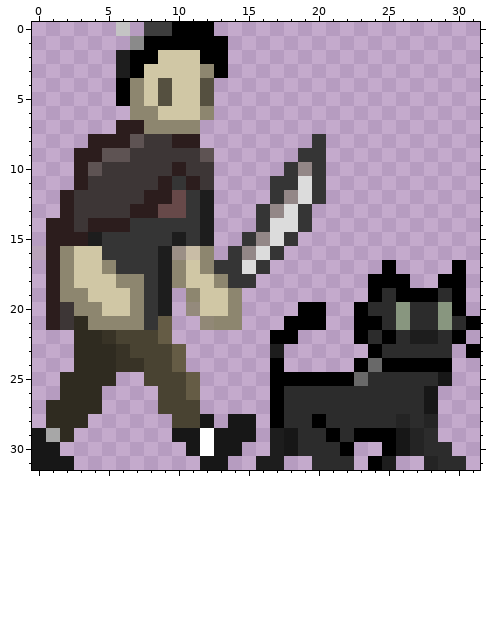
Pixel-art sprite, stored at res/max/max_rightwalk2.png. The picture above was drawn from the file before the commit.
The file is 32x32 pixels. Pixels under 10% opacity are left out. Colours within 5 levels of each other are drawn and written as one.
Once edited:
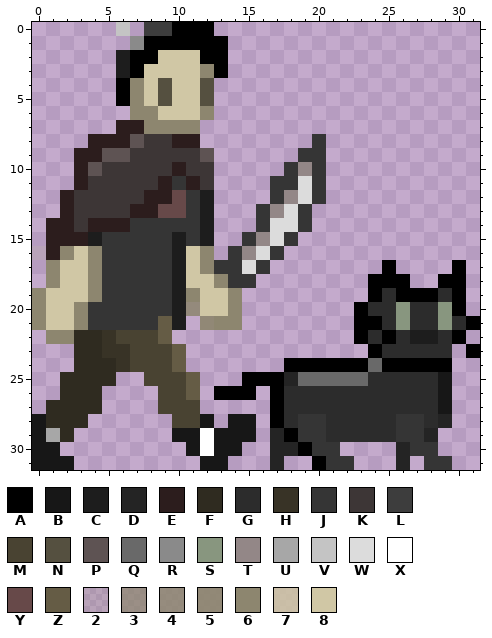
Palette (. is transparent): A #000000  B #171717  C #1d1d1d  D #242424  E #2c1d1d  F #2f2b20  G #2c2c2c  H #383326  J #353535  K #3d3636  L #3d3d3d  M #494332  N #555040  P #5e5353  Q #696969  R #8a8a8a  S #88967f  T #938787  U #a7a7a7  V #c4c4c4  W #dcdcdc  X #ffffff  Y #674949  Z #655c45  2 #8d866f33  3 #8d866fbf  4 #8d866fd5  5 #8d866fe8  6 #8d866f  7 #ccc3a2da  8 #d0c7a5
Edits made:
y 16: x 4 8 -> 6; x 9..11 C37 -> JC8
y 17: x 1..2 E6 -> 68; x 4..5 86 -> 6J; x 9..10 C6 -> JC
y 18: x 1..2 E6 -> 68; x 4..7 8866 -> 6JJJ; x 9..10 C6 -> JC
y 19: x 0..7 .E668886 -> 68886JJJ; x 9..10 C. -> JC
y 20: x 0..2 .EK -> 688; x 4..7 6886 -> JJJJ; x 9..10 C. -> JC; x 19..20 AA -> ..
y 21: x 0..7 .EKF6666 -> 6886JJJJ; x 10 . -> C; x 18..20 AAA -> ...
y 22: x 1..2 .. -> 66; x 17..18 AA -> ..
y 23: x 5 F -> H; x 17 C -> .
y 24: x 7 H -> M; x 17..22 A..... -> .AAAAA
y 25: x 15..16 .. -> AA; x 18..22 AAAAA -> DQQQQ
y 26: x 13..15 ... -> AAA; x 28..29 B. -> GB
y 27: x 28..29 B. -> GB
y 28: x 0 . -> B; x 19..20 GA -> JJ; x 26..29 DGD. -> JJGD
y 29: x 17..21 CBGGA -> DAJJG; x 23..28 AAABDG -> GGGJJD
y 30: x 17..22 CBGGGA -> DDAJJ.; x 25..29 ABDGG -> .DJJ.
y 31: x 16..17 CC -> .D; x 20..22 GGG -> AJJ; x 24..26 AC. -> ..D; x 28..30 DGG -> JJ.
Where, in picture pixels (left, top, right, bottom), the same in both pictures:
changed: (32, 246, 466, 470)
